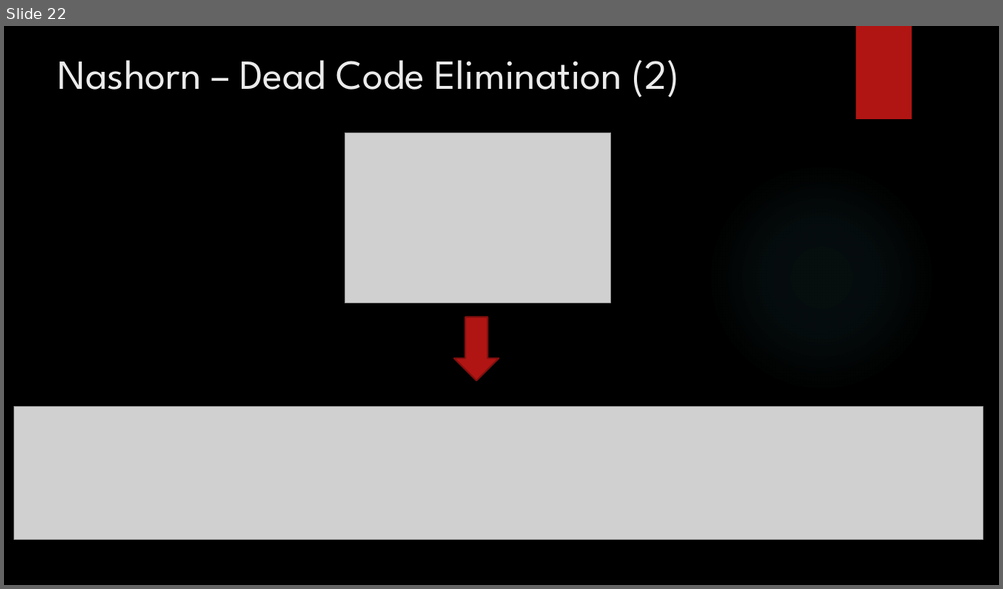
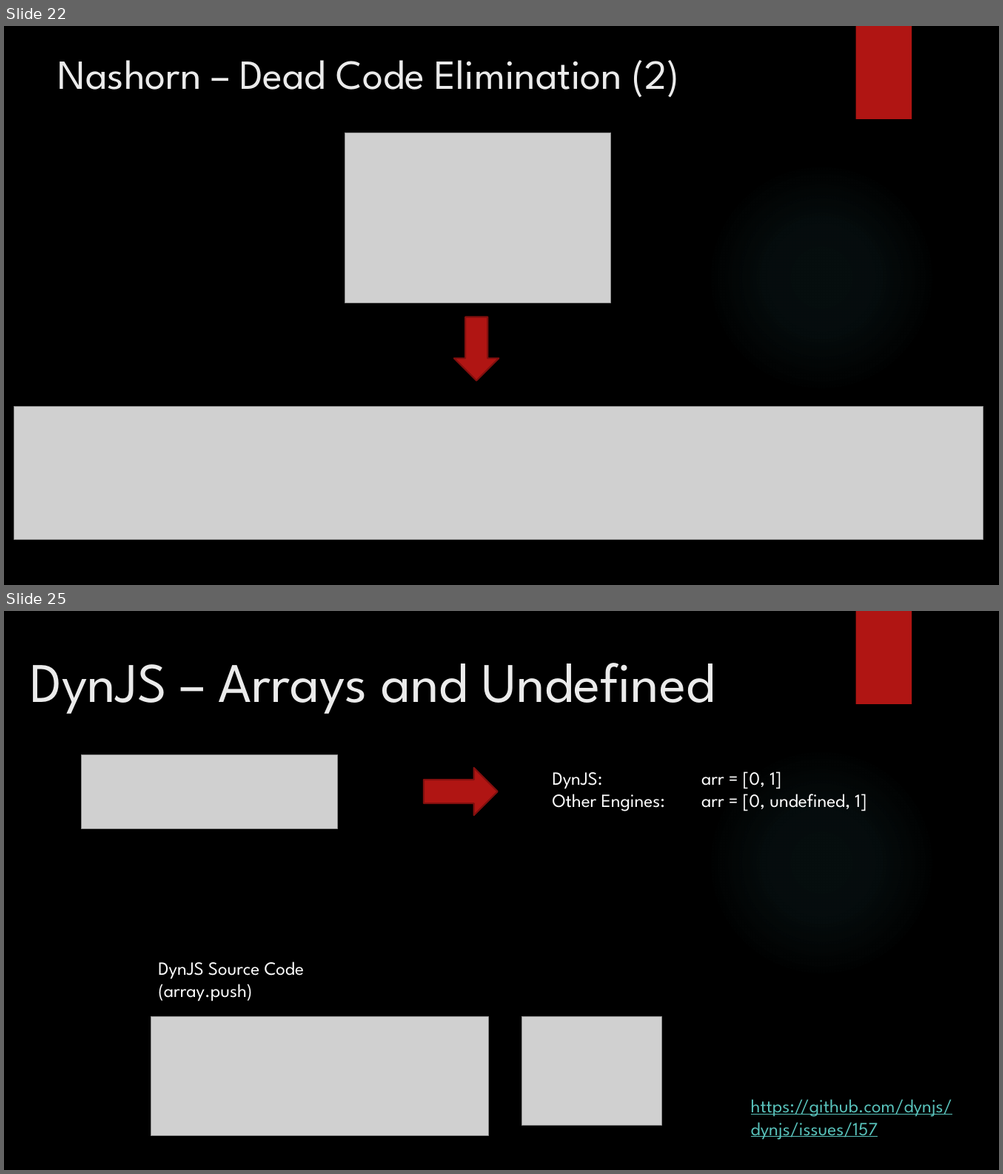
Before and after one commit to itzik-bd/jsfuzzer, a slide deck: misc/ppt/Final Presentation.pptx. Shown one above the other, each under a label of ours: slide 22 before the commit, slides 22 and 25 after it; the slides between them are not shown. The pictures are 1003x589 and 1003x1174 pixels, drawn with LibreOffice and Linux fonts; fonts in the diff are those of the drawing; grey boxes stand for pictures; background and template pictures are left out. Boxes give left, top, right and bottom in pixels: in the first picture for what was removed or moved away, otherwise in the second. Text is boxed around its words. In the diff, an @@ line names an element or a change of style, - is before the commit and + after.

```diff
--- a/misc/ppt/Final Presentation.pptx
+++ b/misc/ppt/Final Presentation.pptx
@@ slide 25 added at [4,611,999,1170], background picture (left out); not listed: 2 template elements that a slide beside it also shows @@
@@ text added at [31,663,714,714], 54 pt, text #EBEBEB @@
+DynJS – Arrays and Undefined
@@ picture added at [82,755,338,829] @@
@@ right arrow added at [424,768,497,815], fill #B01513, outline #82100E 1.5 pt @@
@@ text added at [552,772,866,812], 18 pt, text #FFFFFF @@
+DynJS: arr = [0, 1]
+Other Engines: arr = [0, undefined, 1]
@@ text added at [158,962,304,1002], 18 pt, text #FFFFFF @@
+DynJS Source Code (array.push)
@@ picture added at [151,1017,488,1136] @@
@@ picture added at [522,1017,661,1126] @@
@@ text added at [751,1099,952,1140], 18 pt, text #58C1BA, underline @@
+https://github.com/dynjs/dynjs/issues/157
```
Also in this commit, not shown: 1 slide changed, 3 other slides added.
